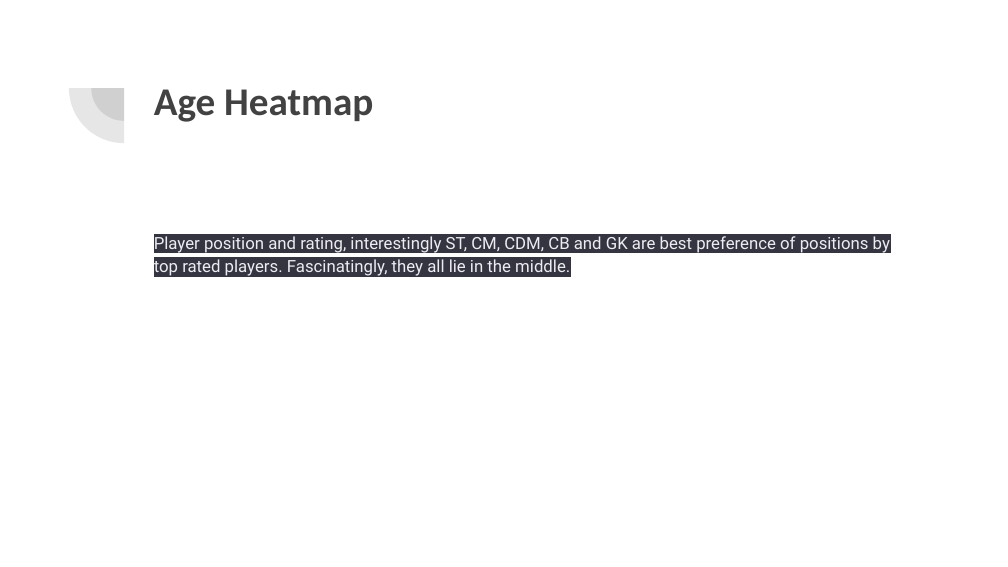
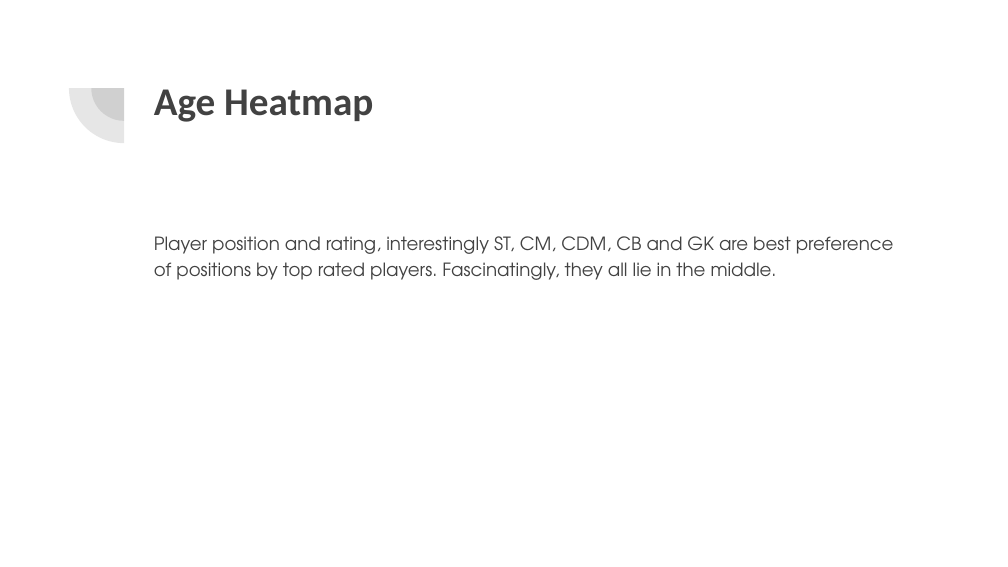
Before and after one commit to MillanAir/Final-Project-Tableau, a slide deck: slide 15 of Data/Data Visualizations and Dashboard with Tableau.pptx (slide 9 before the commit). Drawn at 1008x567 pixels with LibreOffice and Linux fonts; fonts in the diff are those of the drawing. Boxes give left, top, right and bottom in pixels: in the first picture for what was removed or moved away, otherwise in the second. Text is boxed around its words. In the diff, an @@ line names an element or a change of style, - is before the commit and + after.

```diff
--- a/Data/Data Visualizations and Dashboard with Tableau.pptx
+++ b/Data/Data Visualizations and Dashboard with Tableau.pptx
@@ text "Player position and rating, interestingly ..." at (154, 236, 894, 280): size 12 to 13 pt, font Roboto to TeX Gyre Adventor, text colour #ECECF1 to #424242, highlight #343541 to none @@
```
Also in this commit, not shown: 3 other slides changed, 8 slides added, 1 other file.
